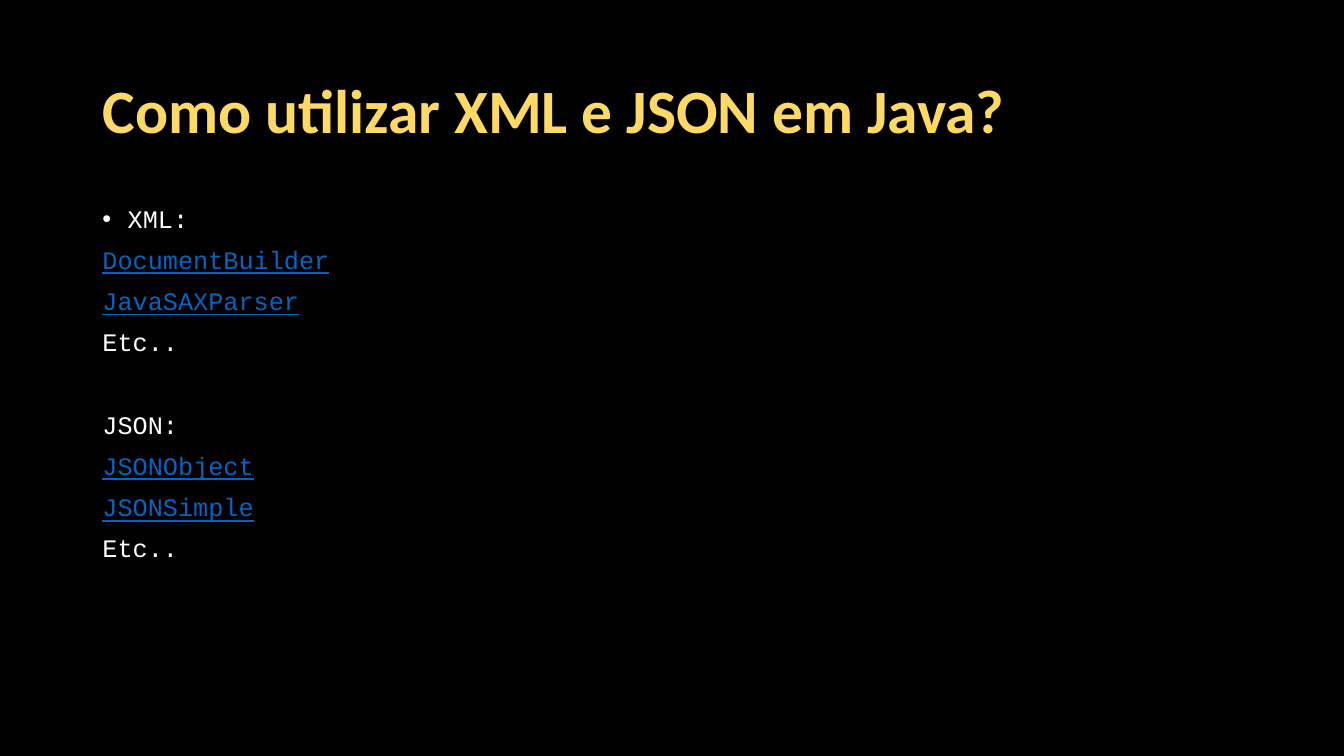
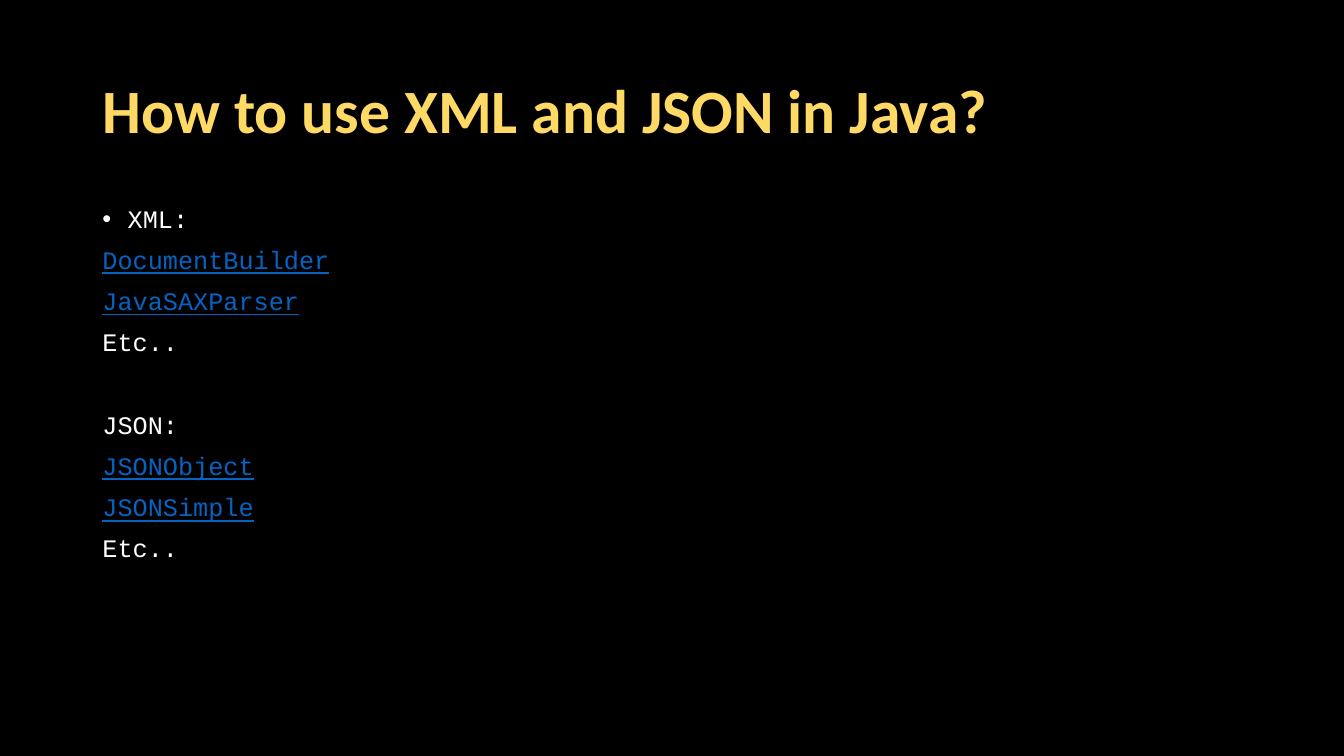
Before and after one commit to Java-Mooc/Advanced-Java, a slide deck: slide 3 of PPT/en/PPT3_-_JSON_XML_and_APIs.pptx. Drawn at 1344x756 pixels with LibreOffice and Linux fonts; fonts in the diff are those of the drawing. Boxes give left, top, right and bottom in pixels: in the first picture for what was removed or moved away, otherwise in the second. Text is boxed around its words. In the diff, an @@ line names an element or a change of style, - is before the commit and + after.

```diff
--- a/PPT/en/PPT3_-_JSON_XML_and_APIs.pptx
+++ b/PPT/en/PPT3_-_JSON_XML_and_APIs.pptx
@@ title at <box>102,89,987,134</box>: text changed @@
-Como utilizar XML e JSON em Java?
+How to use XML and JSON in Java?
```
Also in this commit, not shown: 4 other slides changed, 31 other files.
